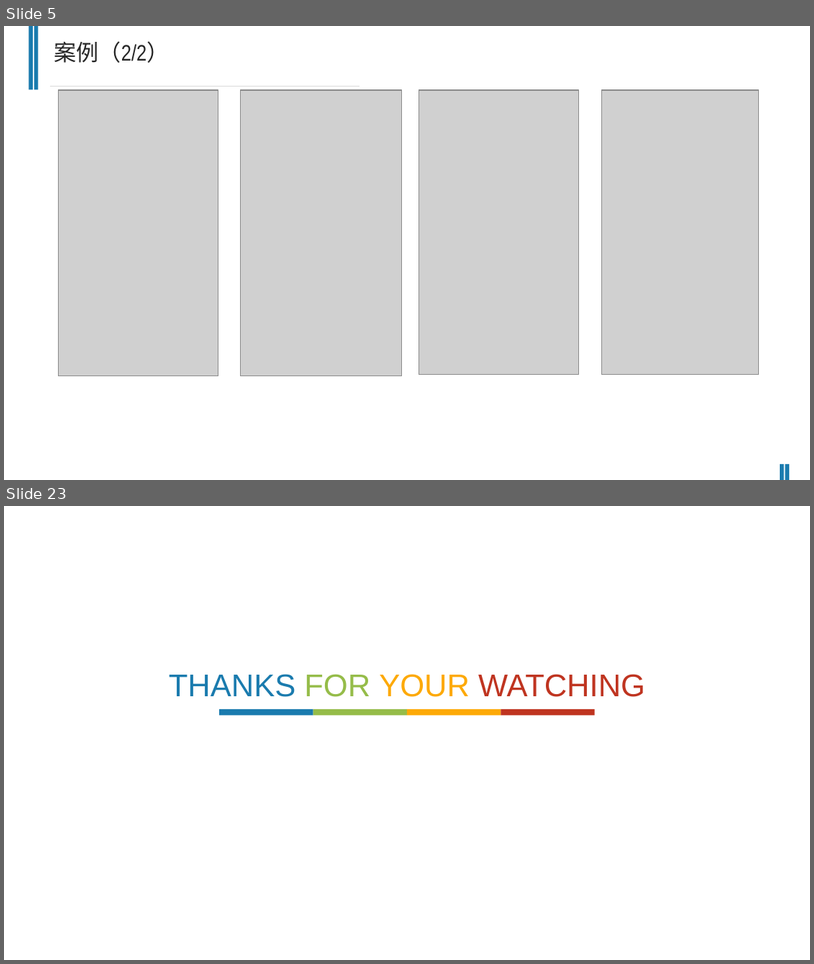
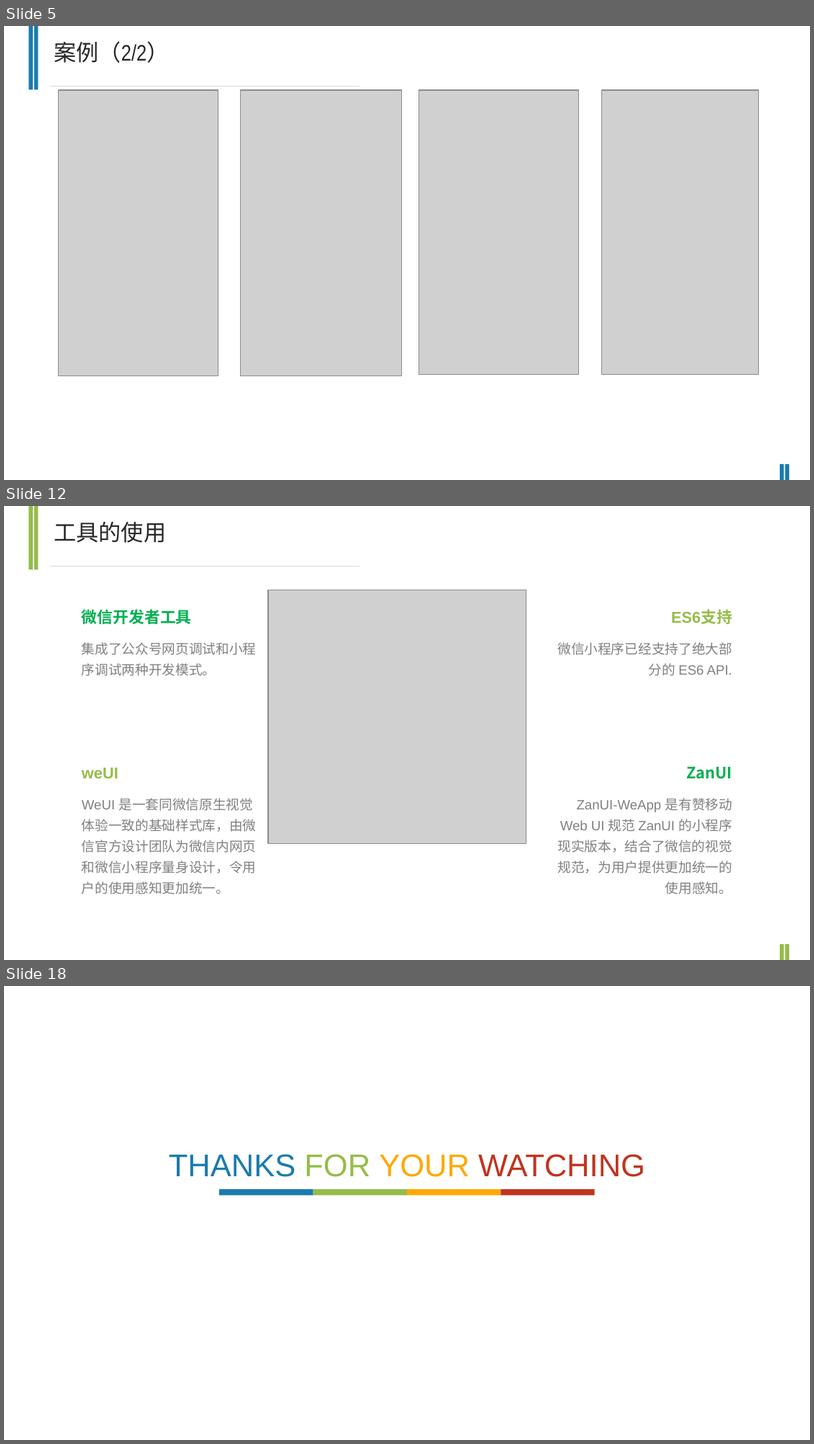
Before and after one commit to chanchunlei/weChat, a slide deck: ccl.pptx. Shown one above the other, each under a label of ours: slides 5 and 23 before the commit, slides 5, 12 and 18 after it; the slides between them are not shown. The pictures are 814x964 and 814x1444 pixels, drawn with LibreOffice and Linux fonts; fonts in the diff are those of the drawing; grey boxes stand for pictures. Boxes give left, top, right and bottom in pixels: in the first picture for what was removed or moved away, otherwise in the second. Text is boxed around its words. In the diff, an @@ line names an element or a change of style, - is before the commit and + after.

```diff
--- a/ccl.pptx
+++ b/ccl.pptx
@@ slide 12 added at bbox=[4, 506, 810, 960], background #FFFFFF; not listed: 1 template element that a slide beside it also shows @@
@@ rectangle added at bbox=[29, 506, 33, 569], fill #95BC49 @@
@@ rectangle added at bbox=[34, 506, 38, 569], fill #95BC49 @@
@@ text added at bbox=[54, 522, 166, 543], 20 pt, text #262626 @@
+工具的使用
@@ picture added at bbox=[268, 590, 527, 843] @@
@@ text added at bbox=[82, 609, 192, 624], 14 pt, text #00B050, bold @@
+微信开发者工具
@@ text added at bbox=[671, 610, 733, 624], 14 pt, text #95BC49, bold @@
+ES6支持
@@ text added at bbox=[82, 642, 257, 676], 12 pt, text #808080 @@
+集成了公众号网页调试和小程序调试两种开发模式。
@@ text added at bbox=[558, 642, 733, 676], 12 pt, text #808080 @@
+微信小程序已经支持了绝大部分的 ES6 API.
@@ text added at bbox=[82, 767, 118, 778], 14 pt, text #95BC49, bold @@
+weUI
@@ text added at bbox=[687, 767, 733, 779], 14 pt, text #00B050, bold @@
+ZanUI
@@ text added at bbox=[82, 798, 257, 894], 12 pt, text #808080 @@
+WeUI 是一套同微信原生视觉体验一致的基础样式库，由微信官方设计团队为微信内网页和微信小程序量身设计，令用户的使用感知更加统一。
@@ text added at bbox=[558, 798, 733, 894], 12 pt, text #808080 @@
+ZanUI-WeApp 是有赞移动 Web UI 规范 ZanUI 的小程序现实版本，结合了微信的视觉规范，为用户提供更加统一的使用感知。
@@ rectangle added at bbox=[781, 944, 784, 960], fill #95BC49 @@
@@ rectangle added at bbox=[785, 944, 790, 960], fill #95BC49 @@
@@ what was slide 23 is now slide 18 @@
```
Also in this commit, not shown: 3 slides changed, 9 other slides added, 16 slides removed.
